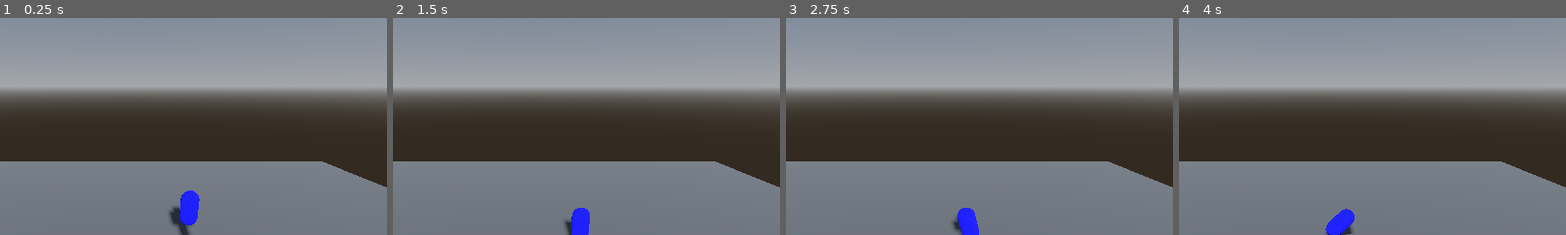
Above: before the commit, frames 1-4 (left to right).
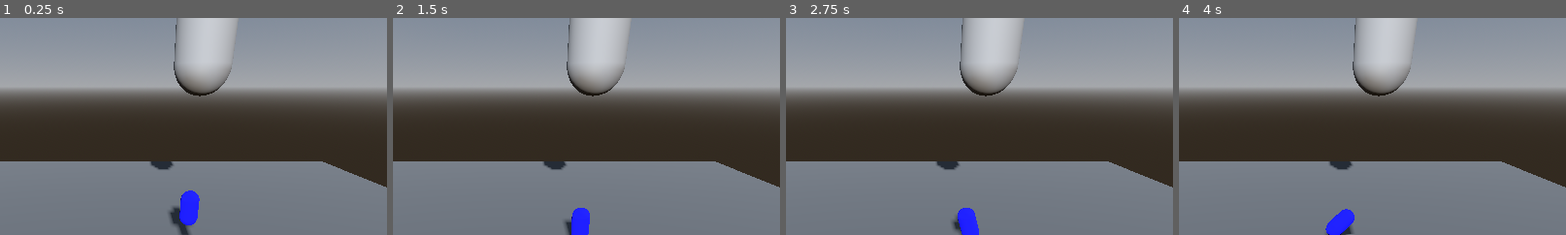
Above: after the commit, the same moments.

Repository: pmdevita/Farmhand
Game: Godot game, scene res://main.tscn
The game is run twice, just before and just after one commit, with the same random seed, the same clock (stepped at 60 frames per second) and the same inputs.
Inputs:
- Up to frame 1 (0.25 s): no input
- Up to frame 2 (1.5 s): hold D (Right) 0.53-1.28 s; tap Enter at 1.25 s; hold S (Backward) from 1.28 s (still down)
- Up to frame 3 (2.75 s): tap Space at 2 s; release S (Backward) at 2.03 s; hold D (Right) from 2.03 s (still down)
- Up to frame 4 (4 s): release D (Right) at 2.78 s; hold W (Forward) 2.78-3.53 s; hold A (Left) from 3.53 s (still down)
The pictures show only the part of the screen within x 32-82%, y 0-50%; the shares and areas given below are measured in that part.

The runs differ from the first frame. In frame 1, 4.1% of the frame differs, in the area x 38-62%, y 0-71%; in frame 2, 4.1%; in frame 3, 4.1%; in frame 4, 4.1%.

Commit message:
create enemy node structure

Diff:
--- /dev/null
+++ b/StateManager.gd
@@ -0,0 +1,11 @@
+extends Node3D
+
+
+# Called when the node enters the scene tree for the first time.
+func _ready():
+	pass # Replace with function body.
+
+
+# Called every frame. 'delta' is the elapsed time since the previous frame.
+func _process(delta):
+	pass
--- /dev/null
+++ b/enemy.tscn
@@ -0,0 +1,29 @@
+[gd_scene load_steps=3 format=3 uid="uid://8hcnoulk1kvc"]
+
+[sub_resource type="CapsuleMesh" id="CapsuleMesh_6mlpn"]
+
+[sub_resource type="CapsuleShape3D" id="CapsuleShape3D_4810q"]
+
+[node name="Enemy" type="CharacterBody3D"]
+
+[node name="MeshInstance3D" type="MeshInstance3D" parent="."]
+mesh = SubResource("CapsuleMesh_6mlpn")
+
+[node name="CollisionShape3D" type="CollisionShape3D" parent="."]
+shape = SubResource("CapsuleShape3D_4810q")
+
+[node name="Node3D" type="Node3D" parent="."]
+
+[node name="IdleState" type="Node3D" parent="Node3D"]
+
+[node name="PatrolState" type="Node3D" parent="Node3D"]
+
+[node name="AlertState" type="Node3D" parent="Node3D"]
+
+[node name="PlayerFoundState" type="Node3D" parent="Node3D"]
+
+[node name="MAttackState" type="Node3D" parent="Node3D"]
+
+[node name="ChaseState" type="Node3D" parent="Node3D"]
+
+[node name="DieState" type="Node3D" parent="Node3D"]
--- a/main.tscn
+++ b/main.tscn
@@ -1,6 +1,7 @@
-[gd_scene load_steps=11 format=3 uid="uid://eo374mhhphjc"]
+[gd_scene load_steps=12 format=3 uid="uid://eo374mhhphjc"]
 
 [ext_resource type="Script" path="res://PlayerController.gd" id="1_b0d84"]
+[ext_resource type="PackedScene" uid="uid://8hcnoulk1kvc" path="res://enemy.tscn" id="2_2pk8q"]
 
 [sub_resource type="StandardMaterial3D" id="StandardMaterial3D_csb8k"]
 albedo_color = Color(0.380392, 0.380392, 0.380392, 1)
@@ -62,3 +63,8 @@
 
 [node name="WorldEnvironment" type="WorldEnvironment" parent="."]
 environment = SubResource("Environment_upkab")
+
+[node name="MeshInstance3D" type="MeshInstance3D" parent="."]
+
+[node name="Enemy" parent="." instance=ExtResource("2_2pk8q")]
+transform = Transform3D(0.504, 0, 0, 0, 0.504, 0, 0, 0, 0.504, 0, 2, 0)
